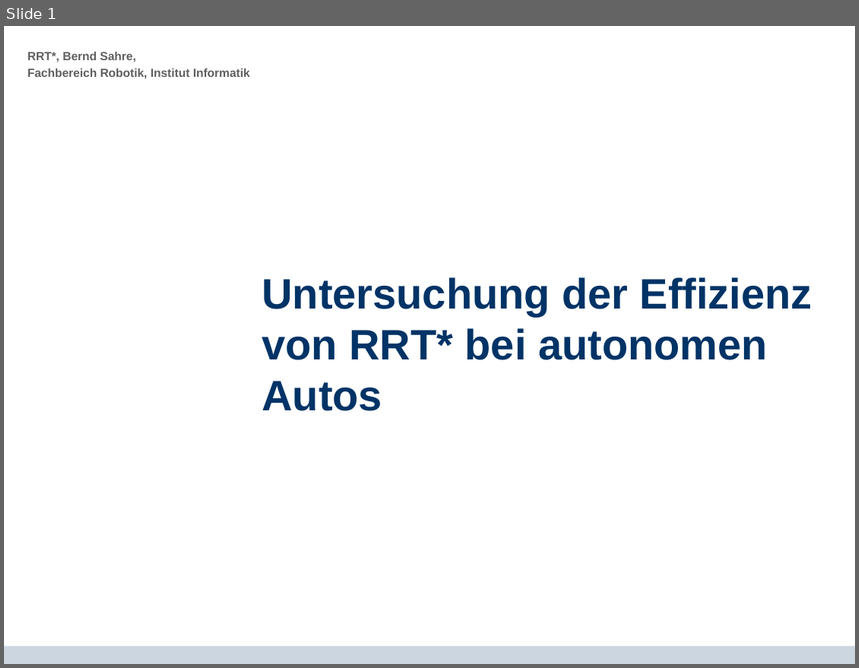
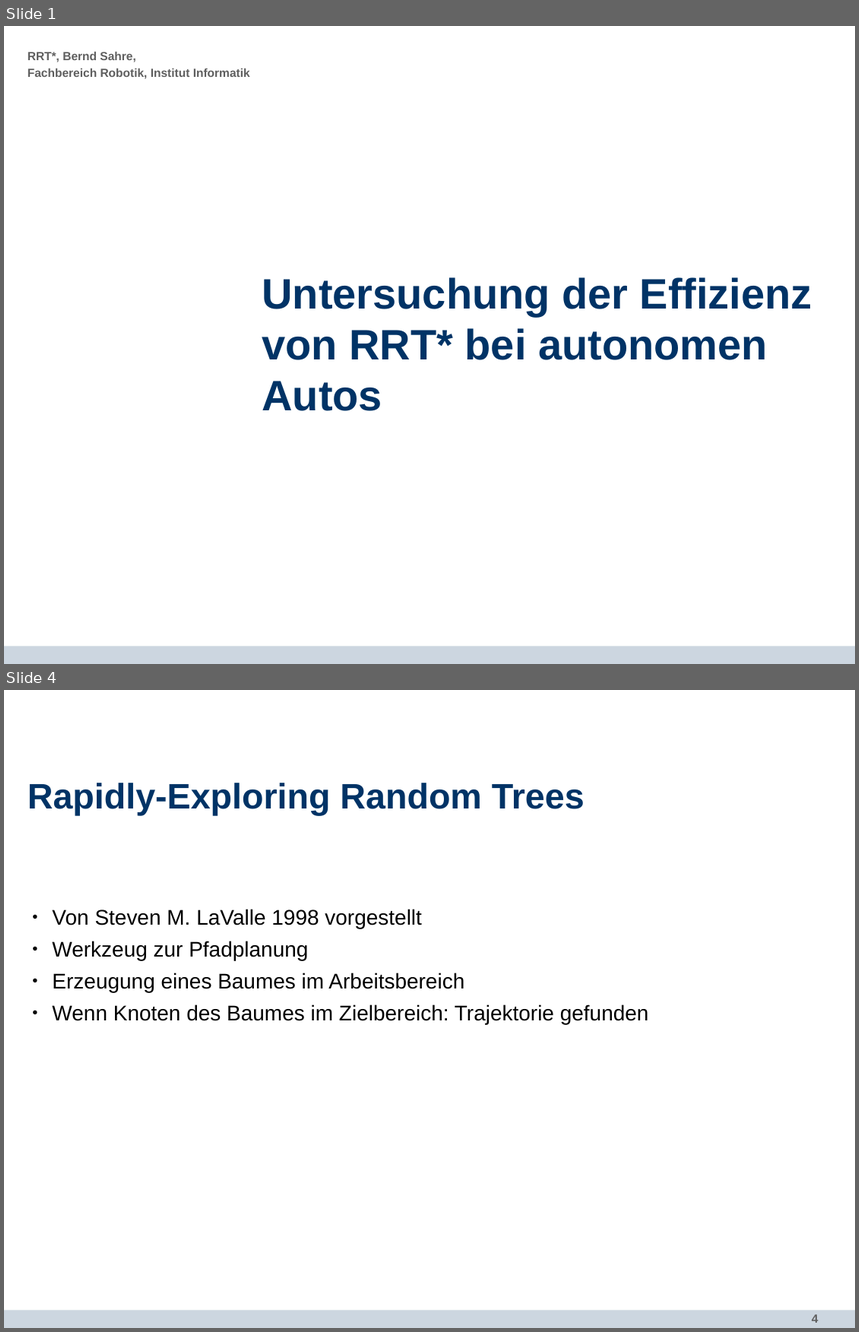
Before and after one commit to bernd96/Bachelorarbeit, a slide deck: Verteidigung/RRT_STAR_Presentation.odp. Shown one above the other, each under a label of ours: slide 1 before the commit, slides 1 and 4 after it; the slides between them are not shown. The pictures are 859x668 and 859x1332 pixels, drawn with LibreOffice and Linux fonts; fonts in the diff are those of the drawing; background and template pictures are left out. Boxes give left, top, right and bottom in pixels: in the first picture for what was removed or moved away, otherwise in the second. Text is boxed around its words. In the diff, an @@ line names an element or a change of style, - is before the commit and + after.

```diff
--- a/Verteidigung/RRT_STAR_Presentation.odp
+++ b/Verteidigung/RRT_STAR_Presentation.odp
@@ slide 4 added at (4,690,855,1328), background #FFFFFF; not listed: 1 template element that a slide beside it also shows @@
@@ title added at (28,783,585,816), 30 pt, text #003366, bold @@
+Rapidly-Exploring Random Trees
@@ text added at (52,909,649,1024), 18 pt, text #000000 @@
+● Von Steven M. LaValle 1998 vorgestellt
+● Werkzeug zur Pfadplanung
+● Erzeugung eines Baumes im Arbeitsbereich
+● Wenn Knoten des Baumes im Zielbereich: Trajektorie gefunden
@@ page number added at (812,1315,819,1323), 10 pt, text #5F5F5F, bold @@
+4
```
Also in this commit, not shown: 1 slide changed, 33 other slides added, 27 slides removed, 24 other files.
